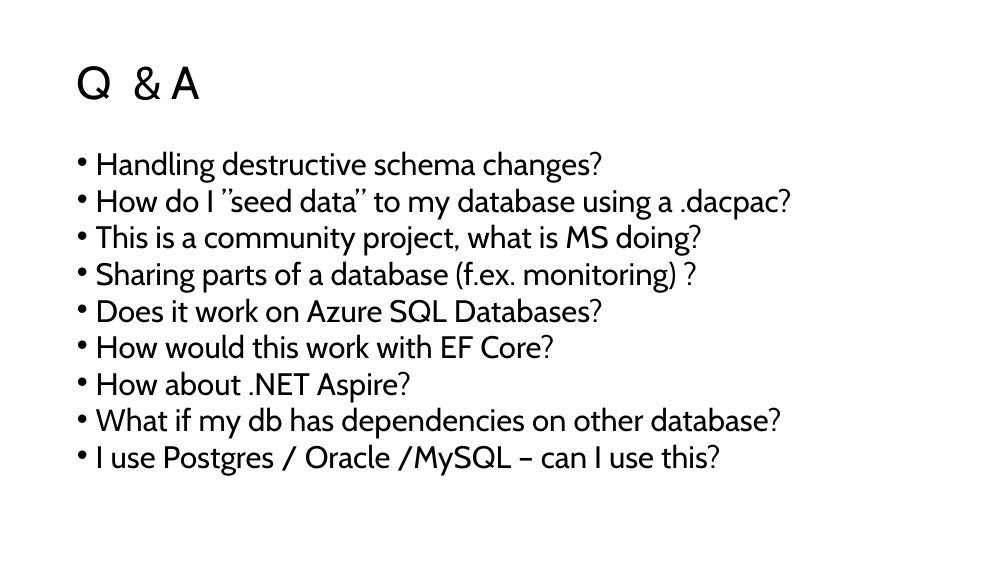
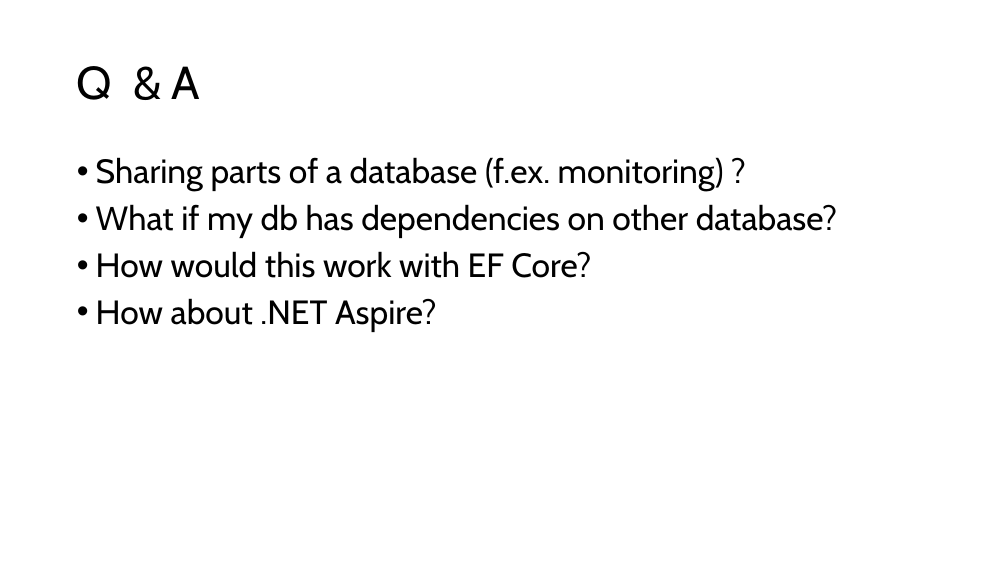
Before and after one commit to ErikEJ/TsqlAnalysis, a slide deck: slide 18 of T-SQL Code analysis.pptx (slide 10 before the commit). Drawn at 1008x567 pixels with LibreOffice and Linux fonts; fonts in the diff are those of the drawing. Boxes give left, top, right and bottom in pixels: in the first picture for what was removed or moved away, otherwise in the second. Text is boxed around its words. In the diff, an @@ line names an element or a change of style, - is before the commit and + after.

```diff
--- a/T-SQL Code analysis.pptx
+++ b/T-SQL Code analysis.pptx
@@ text at <box>96,151,792,256</box>: paragraphs removed @@
-• Handling destructive schema changes?
-• How do I ”seed data” to my database using a .dacpac?
-• This is a community project, what is MS doing?
@@ text at <box>96,157,724,332</box>: size 29.6 to 32 pt in "Sharing parts of a database (f.ex. monitoring) ...", "How would this work with EF Core?", "How about .NET Aspire?"; line spacing 0.7 to 0.9 @@
@@ text at <box>96,204,838,238</box>: text changed; size 29.6 to 32 pt @@
-• Does it work on Azure SQL Databases?
+• What if my db has dependencies on other database?
@@ text at <box>96,407,782,475</box>: paragraphs removed @@
-• What if my db has dependencies on other database?
-• I use Postgres / Oracle /MySQL – can I use this?
```
Also in this commit, not shown: 3 other slides changed, 8 slides added, 1 other file.
